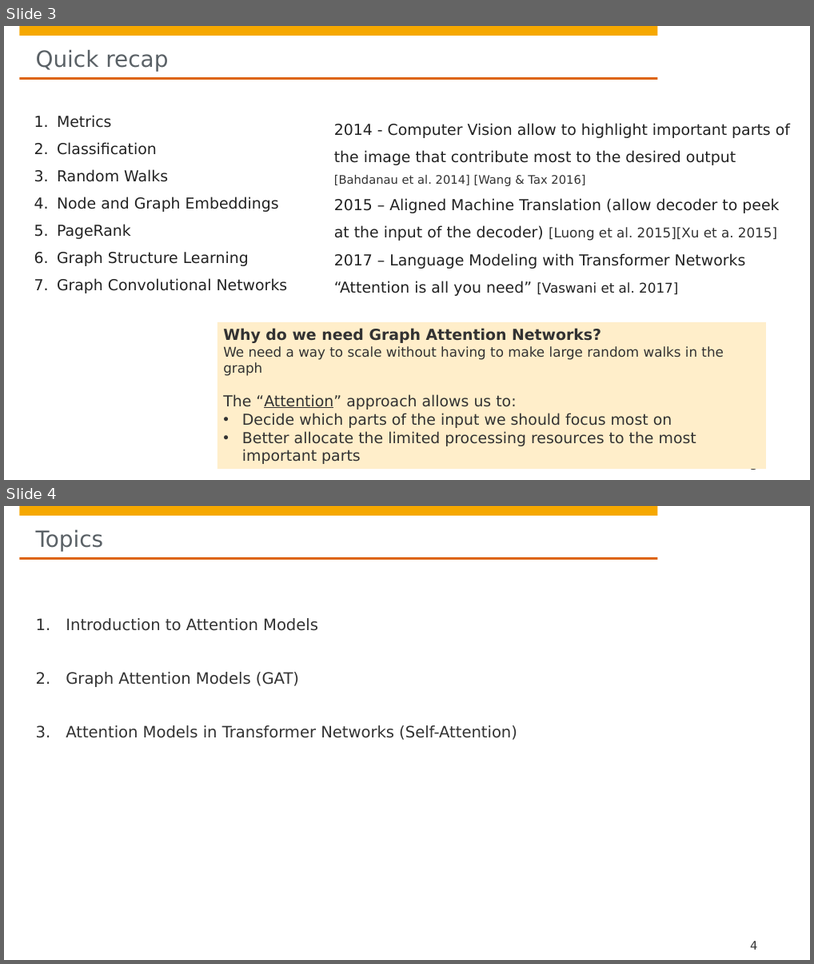
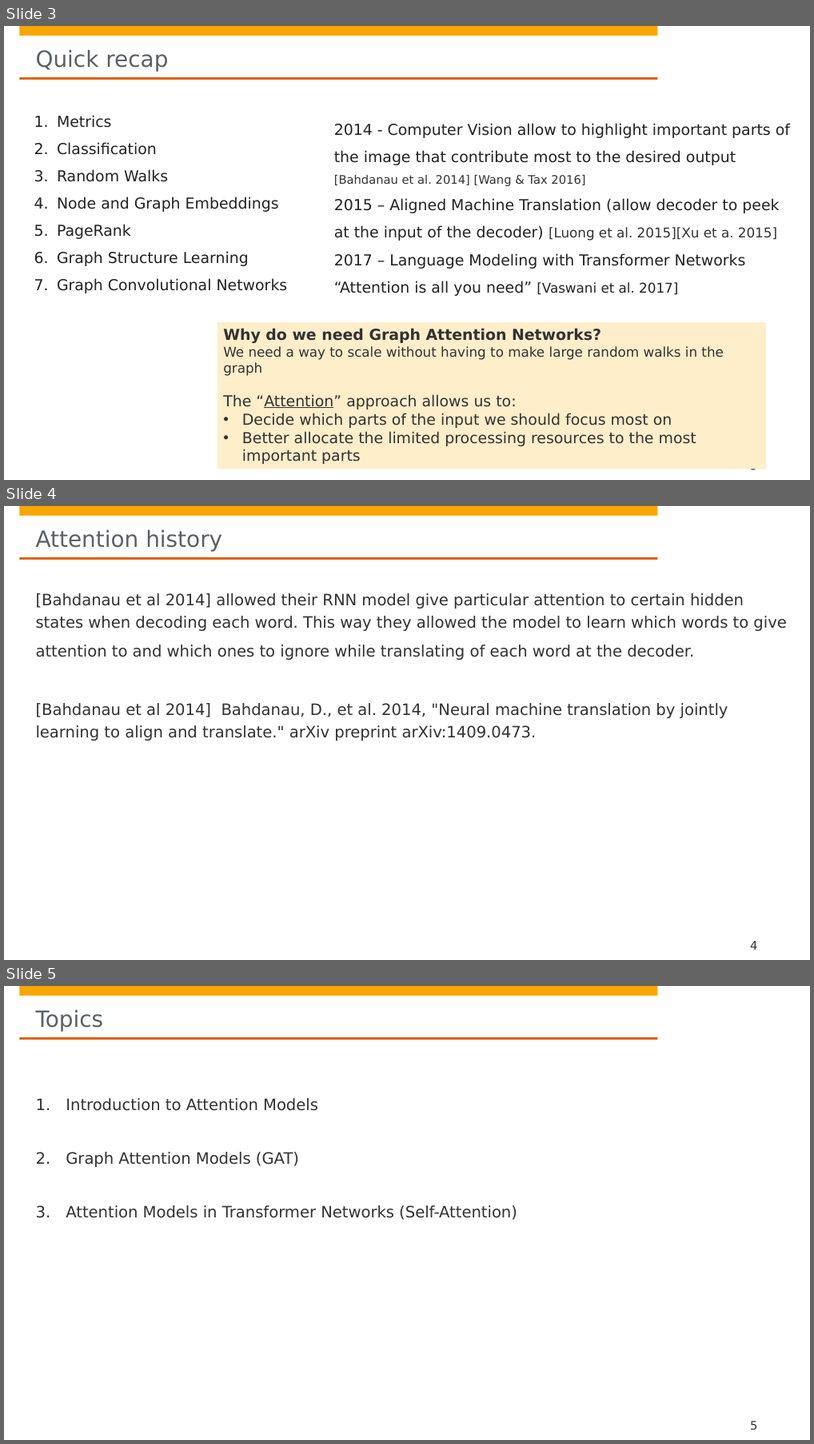
Before and after one commit to hpi-sam/GNN-Course-2020, a slide deck: 8. Graph Attention Networks.pptx. Shown one above the other, each under a label of ours: slides 3 and 4 before the commit, slides 3, 4 and 5 after it. The pictures are 814x964 and 814x1444 pixels, drawn with LibreOffice and Linux fonts; fonts in the diff are those of the drawing; background and template pictures are left out. Boxes give left, top, right and bottom in pixels: in the first picture for what was removed or moved away, otherwise in the second. Text is boxed around its words. In the diff, an @@ line names an element or a change of style, - is before the commit and + after.

```diff
--- a/8. Graph Attention Networks.pptx
+++ b/8. Graph Attention Networks.pptx
@@ slide 4 added at (4, 506, 810, 960), background #FFFFFF; not listed: 4 template elements that a slide beside it also shows @@
@@ title added at (36, 530, 222, 552), 26.7 pt, text #5A6166 @@
+Attention history
@@ text added at (36, 593, 786, 740), 18.7 pt, text #323232 @@
+[Bahdanau et al 2014] allowed their RNN model give particular attention to certain hidden states when decoding each word. This way they allowed the model to learn which words to give
+attention to and which ones to ignore while translating of each word at the decoder.
+[Bahdanau et al 2014] Bahdanau, D., et al. 2014, "Neural machine translation by jointly learning to align and translate." arXiv preprint arXiv:1409.0473.
@@ page number added at (750, 940, 758, 949), 14 pt, text #323232 @@
+4
@@ what was slide 4 is now slide 5 @@
@@ page number at (750, 1420, 758, 1429): text changed @@
-4
+5
```
Also in this commit, not shown: 3 slides changed, 1 slide removed.
